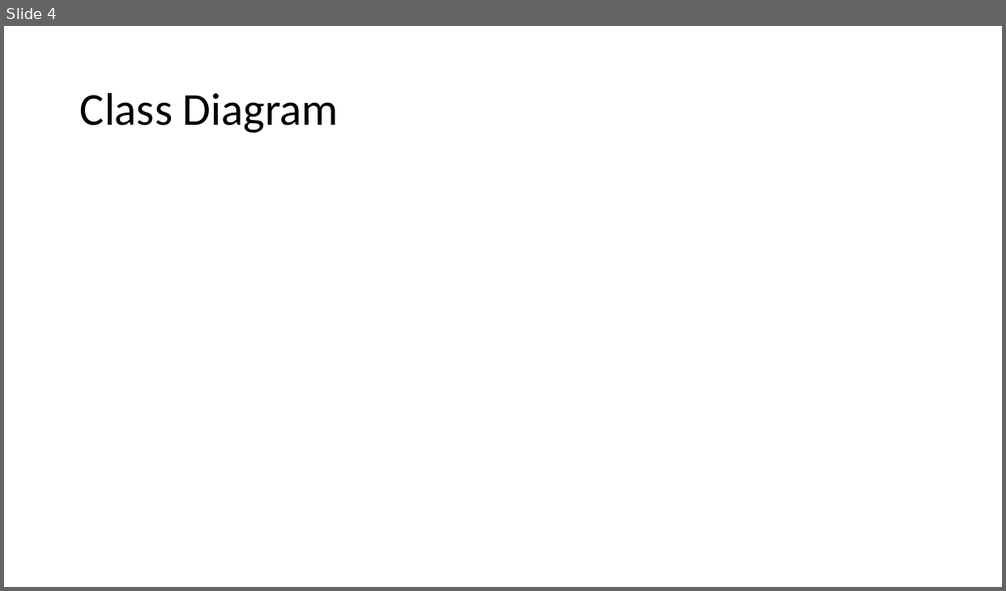
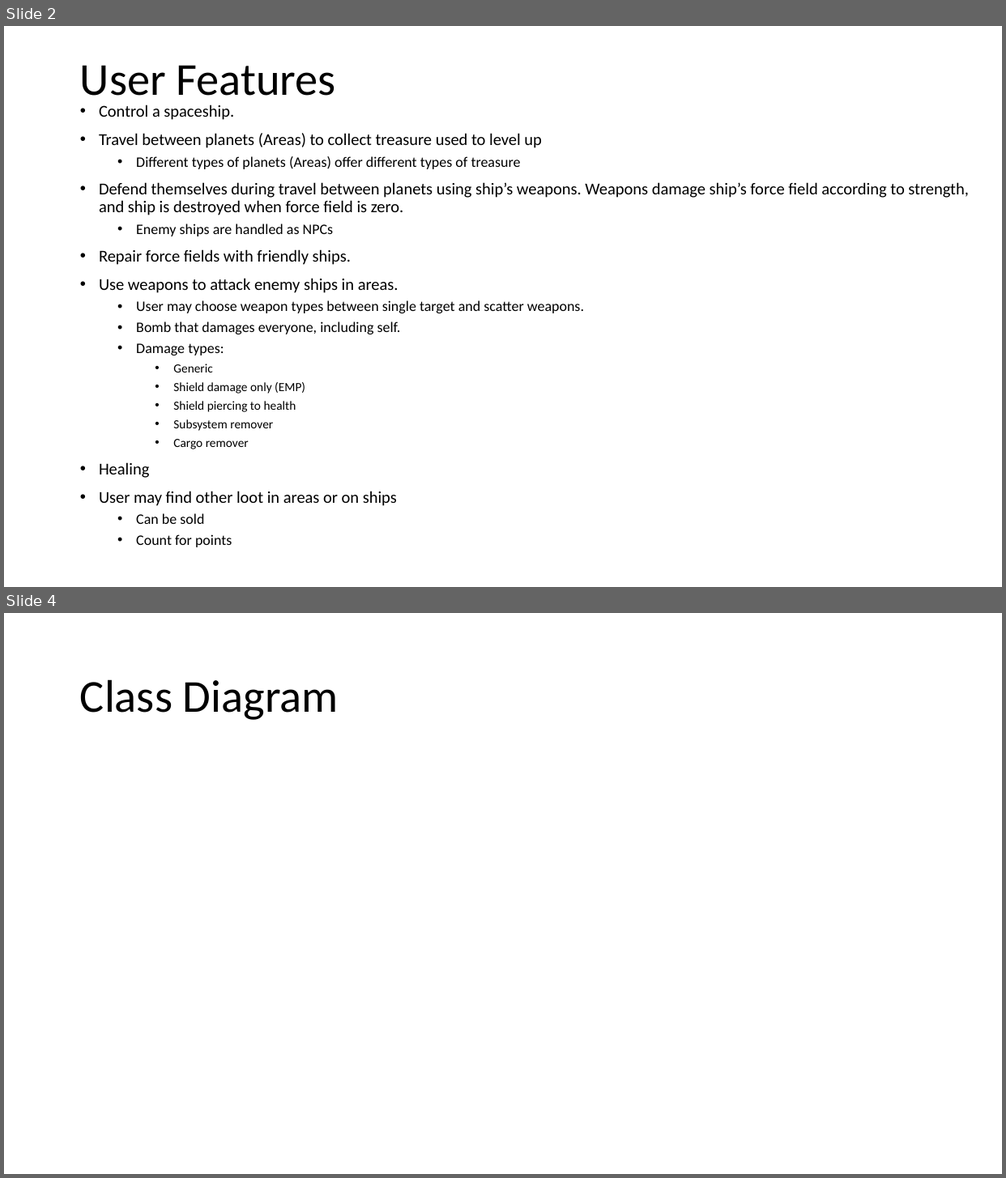
Before and after one commit to GroupProjectSpaceGame/Group-Project, a slide deck: Documentation/Space Adventure Game.pptx. Shown one above the other, each under a label of ours: slide 4 before the commit, slides 2 and 4 after it; the slides between them are not shown. The pictures are 1006x591 and 1006x1178 pixels, drawn with LibreOffice and Linux fonts; fonts in the diff are those of the drawing. Boxes give left, top, right and bottom in pixels: in the first picture for what was removed or moved away, otherwise in the second. Text is boxed around its words. In the diff, an @@ line names an element or a change of style, - is before the commit and + after.

```diff
--- a/Documentation/Space Adventure Game.pptx
+++ b/Documentation/Space Adventure Game.pptx
@@ slide 2 added at <box>4,26,1002,587</box>, background #FFFFFF @@
@@ title added at <box>80,65,336,106</box>, 44 pt, text #000000 @@
+User Features
@@ text added at <box>99,105,968,548</box>, 16 pt, text #000000 @@
+• Control a spaceship.
+• Travel between planets (Areas) to collect treasure used to level up
+  • Different types of planets (Areas) offer different types of treasure
+• Defend themselves during travel between planets using ship’s weapons. Weapons damage ship’s force field according to strength, and ship is destroyed when force field is zero.
+  • Enemy ships are handled as NPCs
+• Repair force fields with friendly ships.
+• Use weapons to attack enemy ships in areas.
+  • User may choose weapon types between single target and scatter weapons.
+  • Bomb that damages everyone, including self.
+  • Damage types:
+    • Generic
+    • Shield damage only (EMP)
+    • Shield piercing to health
+    • Subsystem remover
+    • Cargo remover
+• Healing
+• User may find other loot in areas or on ships
+  • Can be sold
+  • Count for points
```
Also in this commit, not shown: 2 slides changed, 1 slide removed, 4 other files.
